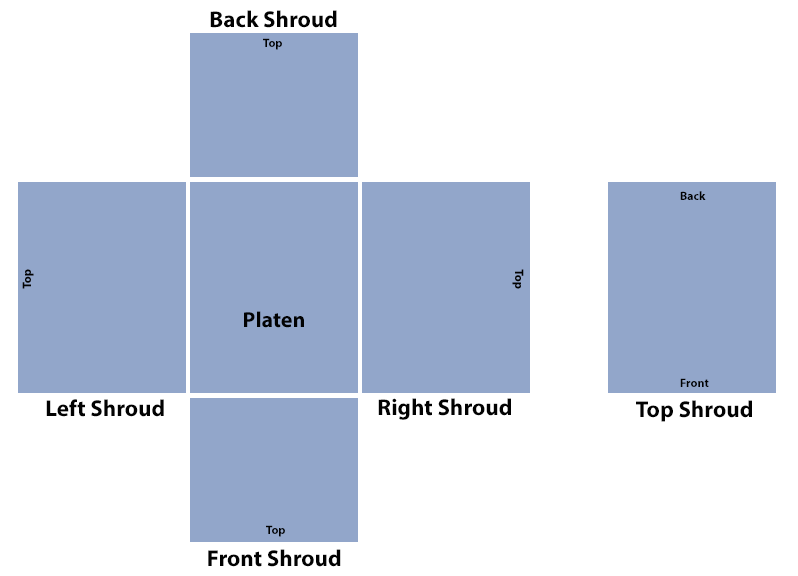
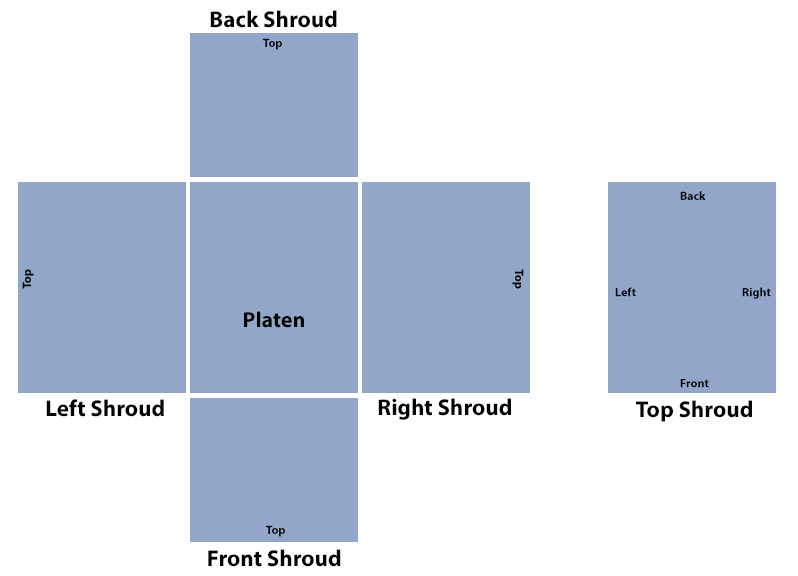
Layer changes from the first w=798, h=576 image to the second:
added layer "Left" above "Right" over bbox(615, 287, 636, 297)
added layer "Right" above "Front" over bbox(742, 287, 771, 299)
painted on "Front" over bbox(680, 378, 709, 388)
